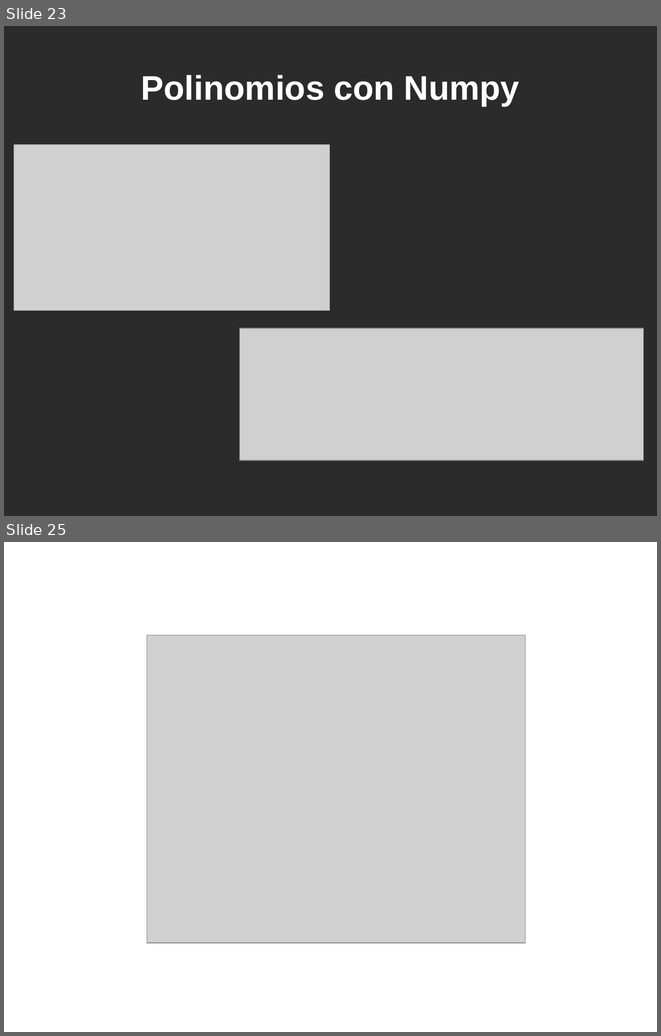
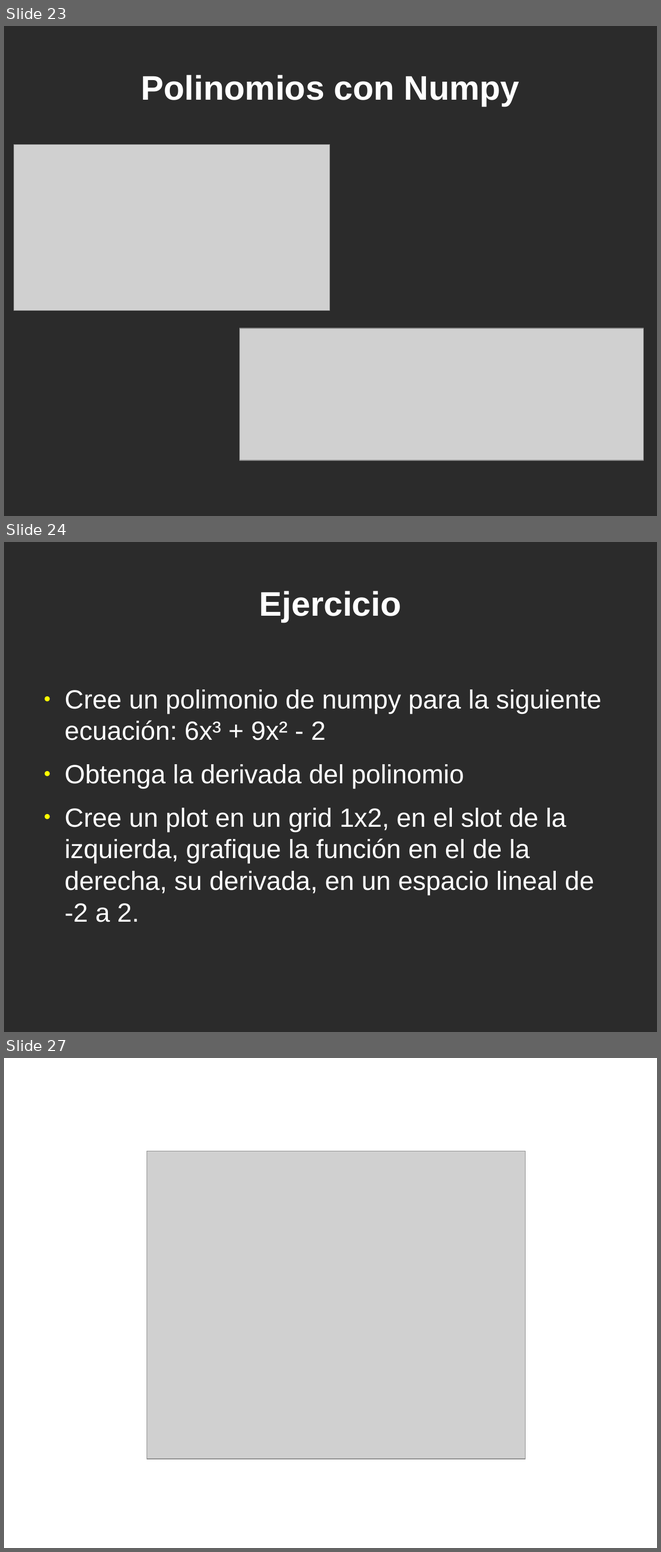
Before and after one commit to jeudy/clases_topicosI2013, a slide deck: 10-Librerias-NumPy.odp. Shown one above the other, each under a label of ours: slides 23 and 25 before the commit, slides 23, 24 and 27 after it; the slides between them are not shown. The pictures are 661x1036 and 661x1552 pixels, drawn with LibreOffice and Linux fonts; fonts in the diff are those of the drawing; grey boxes stand for pictures; background and template pictures are left out; a plain dark background stands for a picture behind light text. Boxes give left, top, right and bottom in pixels: in the first picture for what was removed or moved away, otherwise in the second. Text is boxed around its words. In the diff, an @@ line names an element or a change of style, - is before the commit and + after.

Commit message:
Ejercicio adicional

```diff
--- a/10-Librerias-NumPy.odp
+++ b/10-Librerias-NumPy.odp
@@ slide 24 added at [4,542,657,1032], background picture (left out) @@
@@ title added at [259,591,402,622], 41.4 pt, text #FFFFFF, bold @@
+Ejercicio
@@ text added at [64,689,601,922], 32 pt, text #FFFFFF @@
+● Cree un polimonio de numpy para la siguiente ecuación: 6x³ + 9x² - 2
+● Obtenga la derivada del polinomio
+● Cree un plot en un grid 1x2, en el slot de la izquierda, grafique la función en el de la derecha, su derivada, en un espacio lineal de -2 a 2.
@@ what was slide 25 is now slide 27 @@
```
Also in this commit, not shown: 1 slide changed, 1 other slide added, 1 other file.
